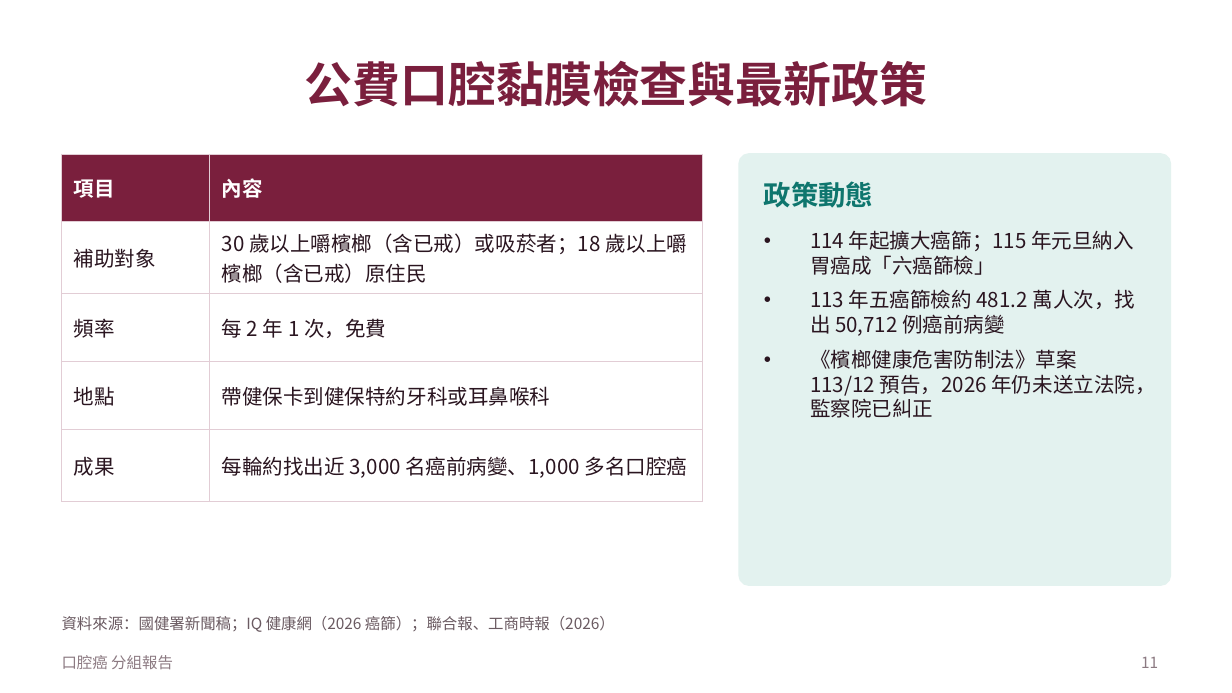
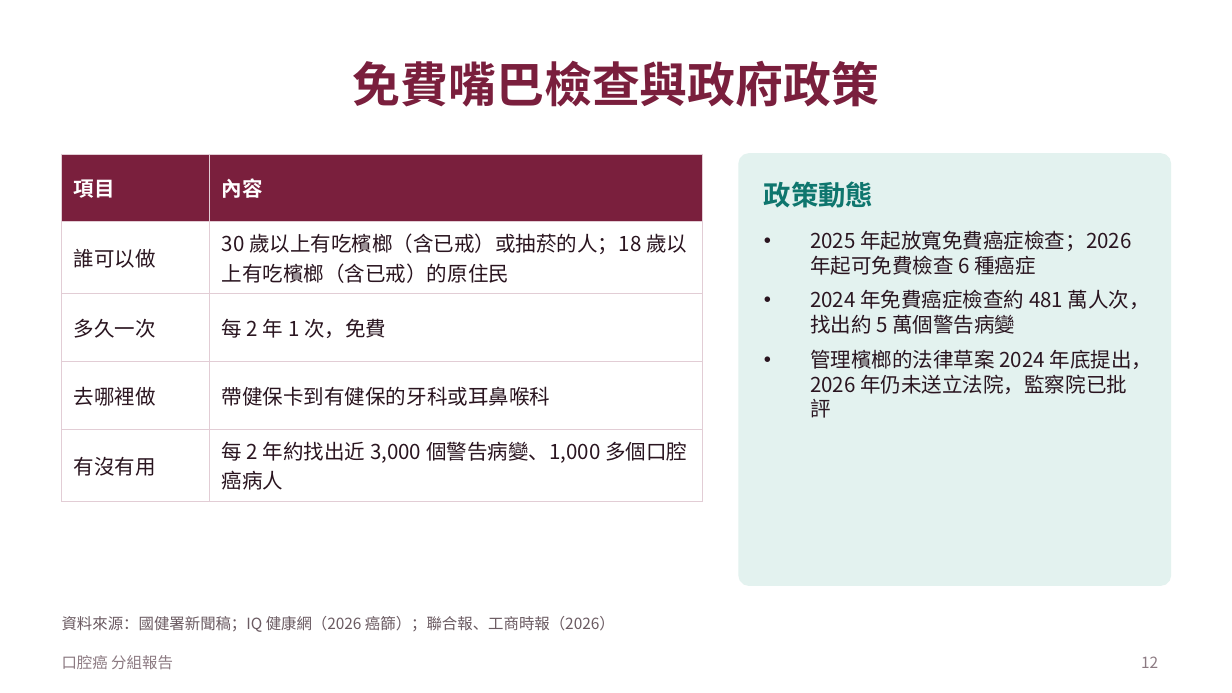
Before and after one commit to Rayyu0404/web, a slide deck: slide 12 of oral-cancer-report/口腔癌報告.pptx (slide 11 before the commit). Drawn at 1232x693 pixels with LibreOffice and Linux fonts; fonts in the diff are those of the drawing. Boxes give left, top, right and bottom in pixels: in the first picture for what was removed or moved away, otherwise in the second. Text is boxed around its words. In the diff, an @@ line names an element or a change of style, - is before the commit and + after.

```diff
--- a/oral-cancer-report/口腔癌報告.pptx
+++ b/oral-cancer-report/口腔癌報告.pptx
@@ title at (x1=353, y1=60, x2=879, y2=107): text changed @@
-公費口腔黏膜檢查與最新政策
+免費嘴巴檢查與政府政策
@@ table at (x1=62, y1=154, x2=702, y2=494) @@
-row 2, column 1: 補助對象
+row 2, column 1: 誰可以做
-row 2, column 2: 30 歲以上嚼檳榔（含已戒）或吸菸者；18 歲以上嚼檳榔（含已戒）原住民
+row 2, column 2: 30 歲以上有吃檳榔（含已戒）或抽菸的人；18 歲以上有吃檳榔（含已戒）的原住民
-row 3, column 1: 頻率
+row 3, column 1: 多久一次
-row 4, column 1: 地點
+row 4, column 1: 去哪裡做
-row 4, column 2: 帶健保卡到健保特約牙科或耳鼻喉科
+row 4, column 2: 帶健保卡到有健保的牙科或耳鼻喉科
-row 5, column 1: 成果
+row 5, column 1: 有沒有用
-row 5, column 2: 每輪約找出近 3,000 名癌前病變、1,000 多名口腔癌
+row 5, column 2: 每 2 年約找出近 3,000 個警告病變、1,000 多個口腔癌病人
@@ text at (x1=810, y1=230, x2=1153, y2=418): text changed @@
-• 114 年起擴大癌篩；115 年元旦納入胃癌成「六癌篩檢」
-• 113 年五癌篩檢約 481.2 萬人次，找出 50,712 例癌前病變
-• 《檳榔健康危害防制法》草案 113/12 預告，2026 年仍未送立法院，監察院已糾正
+• 2025 年起放寬免費癌症檢查；2026 年起可免費檢查 6 種癌症
+• 2024 年免費癌症檢查約 481 萬人次，找出約 5 萬個警告病變
+• 管理檳榔的法律草案 2024 年底提出，2026 年仍未送立法院，監察院已批評
@@ page number at (x1=1141, y1=656, x2=1158, y2=668): text changed @@
-11
+12
```
Also in this commit, not shown: 12 other slides changed, 1 slide added, 1 other file.
